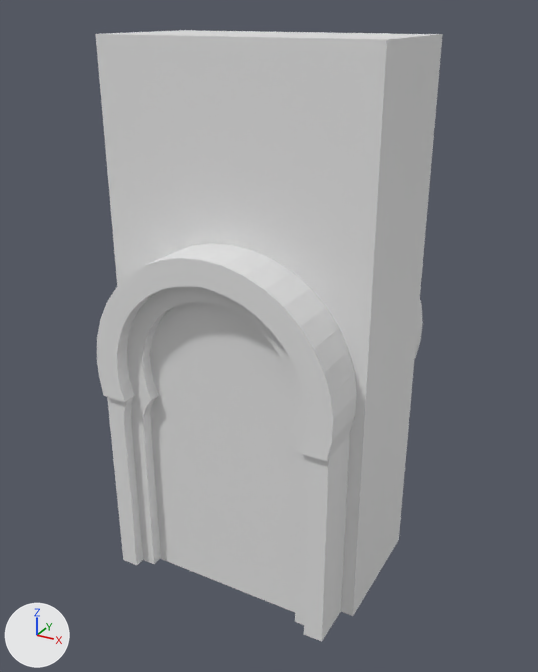
A saved change to the FBX model Assets/_OurAssets/Meshes/Door-v2.fbx.
Before and after are seen from a 50 mm camera at (5.51, -4.54, 2.15) aimed at (3.03, -0.03, -0.1). Arrows for +X, +Y and +Z are at lower left; the lights stay in place. Where no turn or scale is listed for an object, it has been applied to the vertices.

The scene before the commit, as lines of its bpy script (objects in view):
```python
me_cube_048 = bpy.data.meshes.new('Cube.048')
me_cube_048.from_pydata(...)  # 94 vertices, 49 faces; spans x -1.0..1.0, y -0.5..0.5, z -2.0..2.0
me_cube_049 = bpy.data.meshes.new('Cube.049')
me_cube_049.from_pydata(...)  # 414 vertices, 414 faces; spans x -0.93..0.94, y -0.11..0.26, z -2.55..0.18
me_cube_051 = bpy.data.meshes.new('Cube.051')
me_cube_051.from_pydata(...)  # 172 vertices, 131 faces; spans x -0.75..0.75, y 0.26..1.57, z -2.56..-0.01
ob_arcframe_003 = bpy.data.objects.new('ArcFrame.003', me_cube_049)
ob_arcframe_003.location = (3.0, -0.758, 0.552)
ob_hiddendoor_001 = bpy.data.objects.new('HiddenDoor.001', me_cube_051)
ob_hiddendoor_001.location = (3.0, -0.926, 0.552)
ob_wall_with_door_v2 = bpy.data.objects.new('Wall with door v2', me_cube_048)
ob_wall_with_door_v2.location = (3.0, 0.0, 0.0)
```
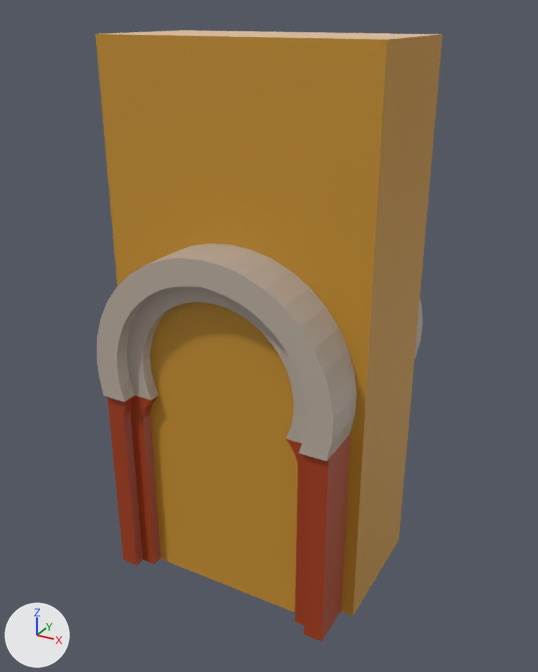
Location of each change, [x1, y1, x2, y2] in pixels of the pictures (538 x 672 px):
part 1 of me_cube_049, recoloured
    both: [97, 243, 357, 461]
part 2 of me_cube_049, recoloured (grey to brown)
    both: [107, 395, 350, 642]
part 3 of me_cube_048, recoloured (grey to brown)
    both: [96, 34, 443, 616]
part 4 of me_cube_048, recoloured (white to beige)
    both: [106, 30, 441, 40]
part 5 of me_cube_051, recoloured (grey to brown)
    both: [150, 302, 298, 612]

Diff of the bpy script that builds the scene:
```diff
--- a/Assets/_OurAssets/Meshes/Door-v2.fbx.py
+++ b/Assets/_OurAssets/Meshes/Door-v2.fbx.py
@@ mat_sand_2 @@
+mat_sand_2 = principled_material('Sand 2')
+mat_sand_2.base_color = (0.791, 0.546, 0.342)  # beige #e6c39e
@@ mat_sand @@
+mat_sand = principled_material('Sand')
+mat_sand.base_color = (0.571, 0.283, 0.0273)  # orange #c7912e
@@ mat_brown @@
+mat_brown = principled_material('Brown')
+mat_brown.base_color = (0.381, 0.0452, 0.00561)  # brown #a63c11
@@ mat_silver @@
+mat_silver = principled_material('Silver')
+mat_silver.base_color = (0.491, 0.418, 0.352)  # grey #baada0
@@ me_cube_048 @@
 me_cube_048.from_pydata(...)  # 94 vertices, 49 faces; spans x -1.0..1.0, y -0.5..0.5, z -2.0..2.0
 # used by ob_wall_with_door_v2; location = (3.0, 0.0, 0.0)
+# me_cube_048 part 3: 45 of the faces centred in x -1.0..1.0, y -0.5..0.5, z -1.87..0.54 switch from no material to mat_sand (orange #c7912e)
+# me_cube_048 part 4: the 1 face centred in x 0.0, y 0.0, z 2.0 switches from no material to mat_sand_2 (beige #e6c39e)
+me_cube_048.materials.append(mat_sand_2)  # beige #e6c39e
@@ me_cube_049 @@
 me_cube_049.from_pydata(...)  # 414 vertices, 414 faces; spans x -0.93..0.94, y -0.11..0.26, z -2.55..0.18
 # used by ob_arcframe_003; location = (3.0, -0.758, 0.552)
+# me_cube_049 part 1: all 264 faces centred in x -0.93..0.93, y -0.11..0.26, z -1.01..0.18 switch from no material to mat_silver (grey #baada0)
+# me_cube_049 part 2: all 150 faces centred in x -0.9..0.9, y -0.08..0.26, z -2.55..-1.03 switch from no material to mat_brown (brown #a63c11)
@@ me_cube_051 @@
 me_cube_051.from_pydata(...)  # 172 vertices, 131 faces; spans x -0.75..0.75, y 0.26..1.57, z -2.56..-0.01
 # used by ob_hiddendoor_001; location = (3.0, -0.926, 0.552)
+# me_cube_051 part 5: all 128 faces centred in x -0.75..0.75, y 0.26..1.57, z -2.43..-0.01 switch from no material to mat_sand (orange #c7912e)
+me_cube_051.materials.append(mat_sand_2)  # beige #e6c39e
```
